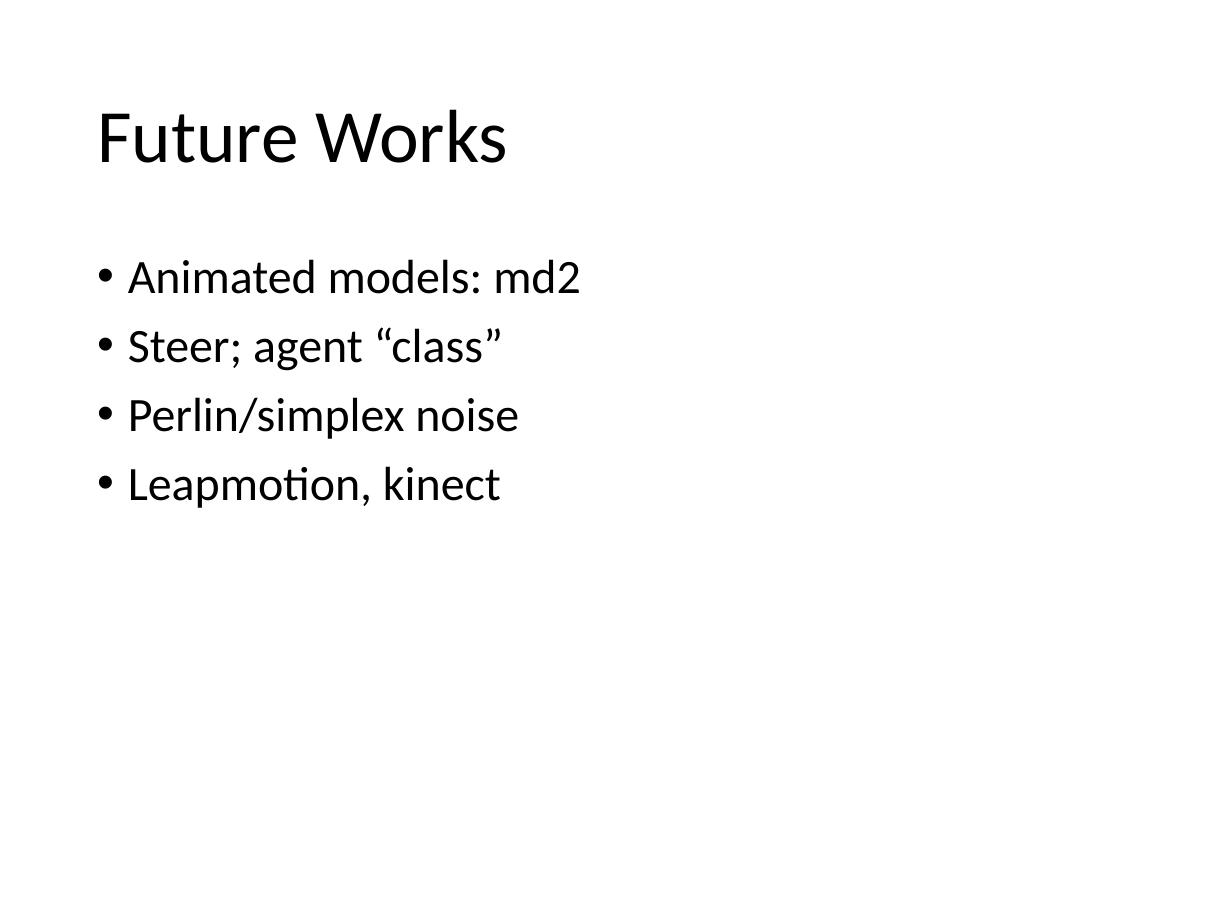
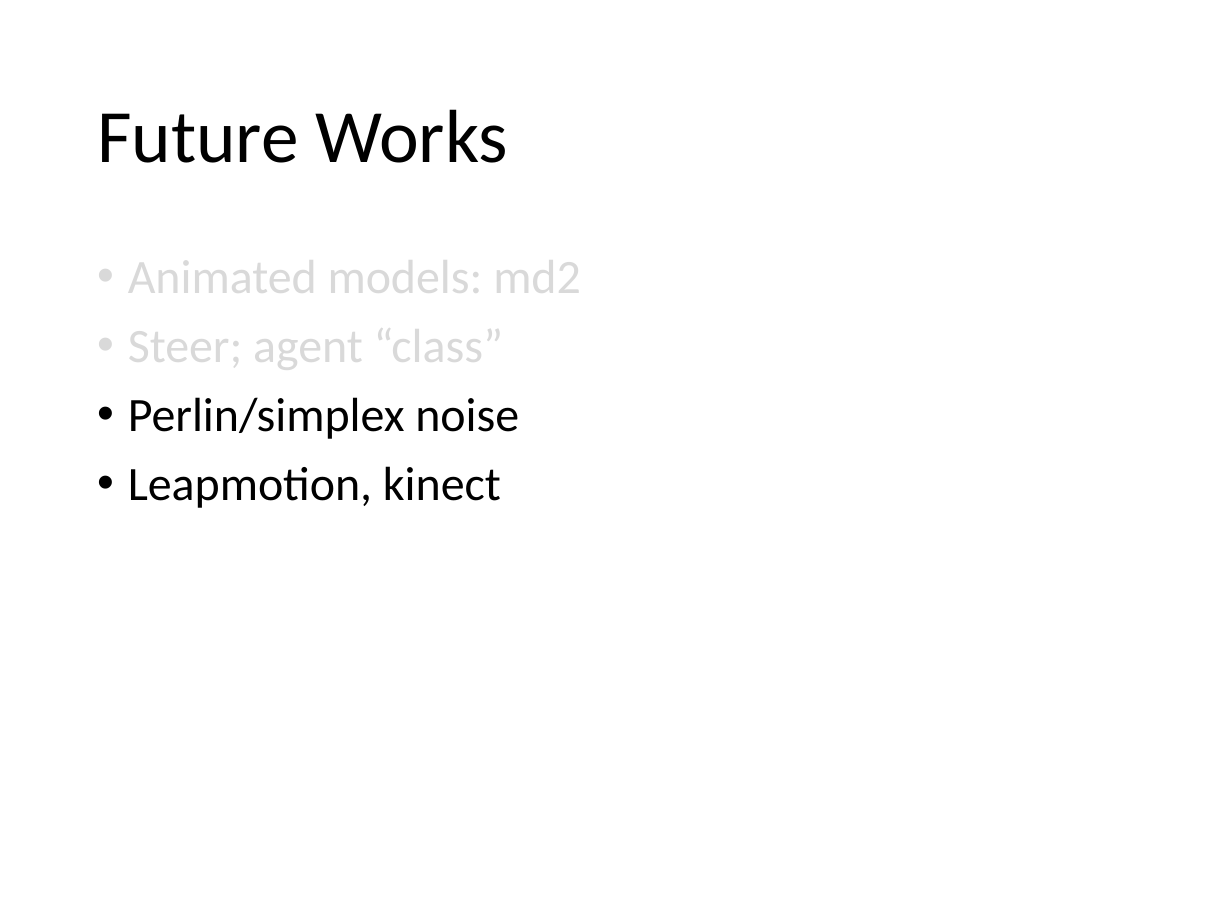
Before and after one commit to caa1211/tutsplus, a slide deck: slide 3 of threejs-tuts-3.pptx. Drawn at 1232x924 pixels with LibreOffice and Linux fonts; fonts in the diff are those of the drawing. Boxes give left, top, right and bottom in pixels: in the first picture for what was removed or moved away, otherwise in the second. Text is boxed around its words. In the diff, an @@ line names an element or a change of style, - is before the commit and + after.

```diff
--- a/threejs-tuts-3.pptx
+++ b/threejs-tuts-3.pptx
@@ text at bbox=[128, 248, 581, 375]: text colour #000000 to #D9D9D9 in "Animated models: md2", "Steer; agent “class”" @@
```
Also in this commit, not shown: 3 other slides changed, 2 slides added, 20 other files.
